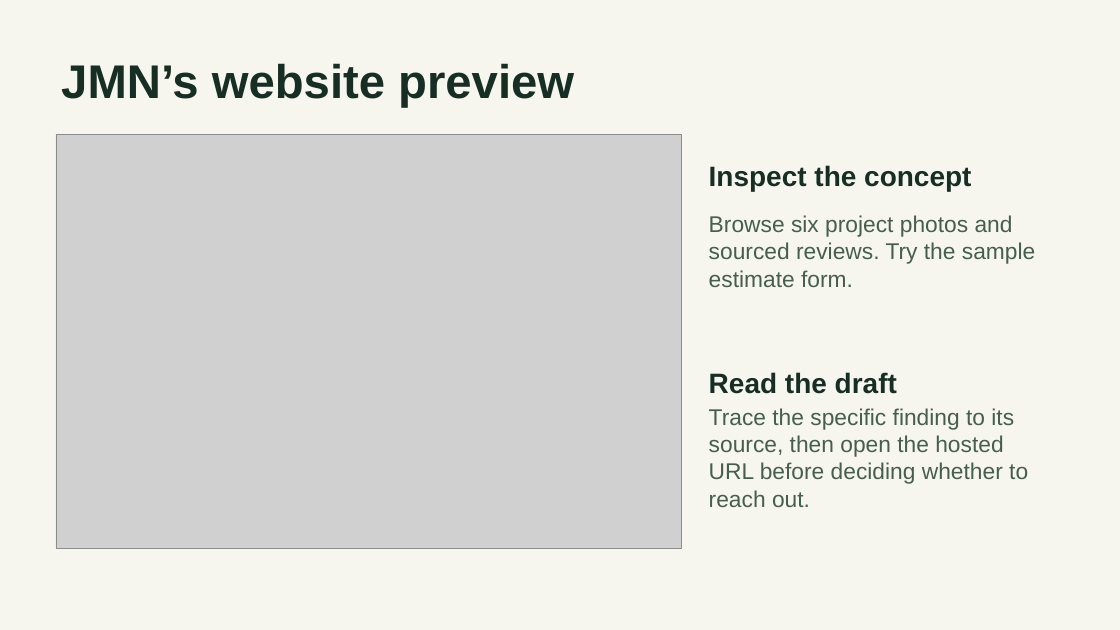
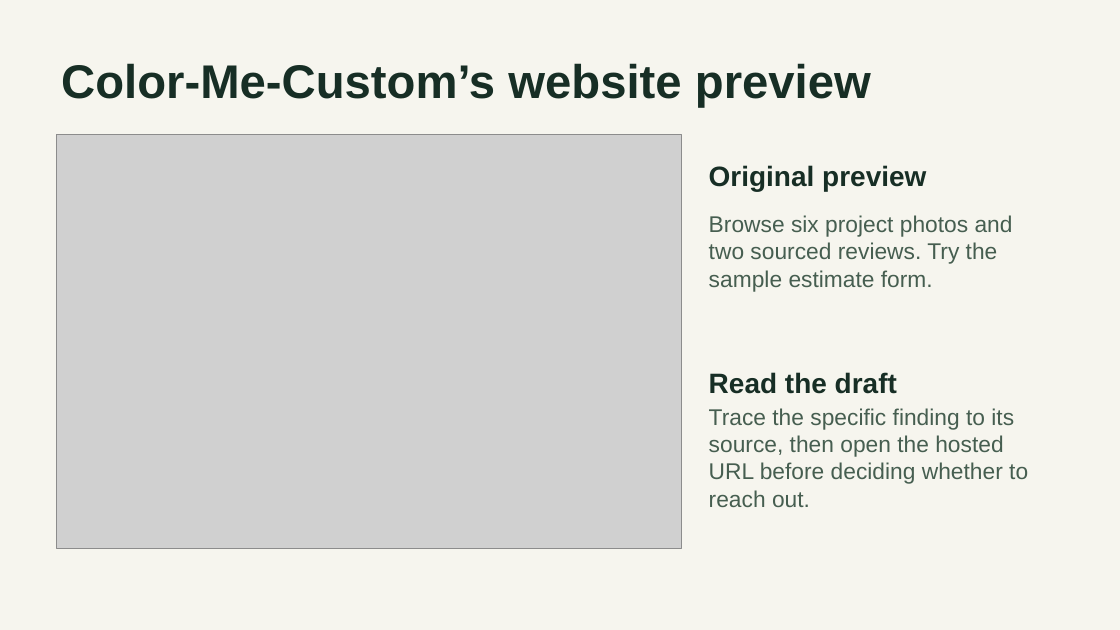
Before and after one commit to Abraham21/sitescout-capstone, a slide deck: slide 6 of submission/SiteScout Presentation.pptx. Drawn at 1120x630 pixels with LibreOffice and Linux fonts; fonts in the diff are those of the drawing; grey boxes stand for pictures. Boxes give left, top, right and bottom in pixels: in the first picture for what was removed or moved away, otherwise in the second. Text is boxed around its words. In the diff, an @@ line names an element or a change of style, - is before the commit and + after.

Commit message:
Find business logos across gallery photos and guide the recorded Color-Me-Custom demo

```diff
--- a/submission/SiteScout Presentation.pptx
+++ b/submission/SiteScout Presentation.pptx
@@ text at (61, 63, 871, 107): text changed @@
-JMN’s website preview
+Color-Me-Custom’s website preview
@@ text at (709, 165, 926, 191): text changed @@
-Inspect the concept
+Original preview
@@ text at (709, 215, 1013, 291): text changed @@
-Browse six project photos and sourced reviews. Try the sample estimate form.
+Browse six project photos and two sourced reviews. Try the sample estimate form.
```
Also in this commit, not shown: 2 other slides changed, 10 other files.
